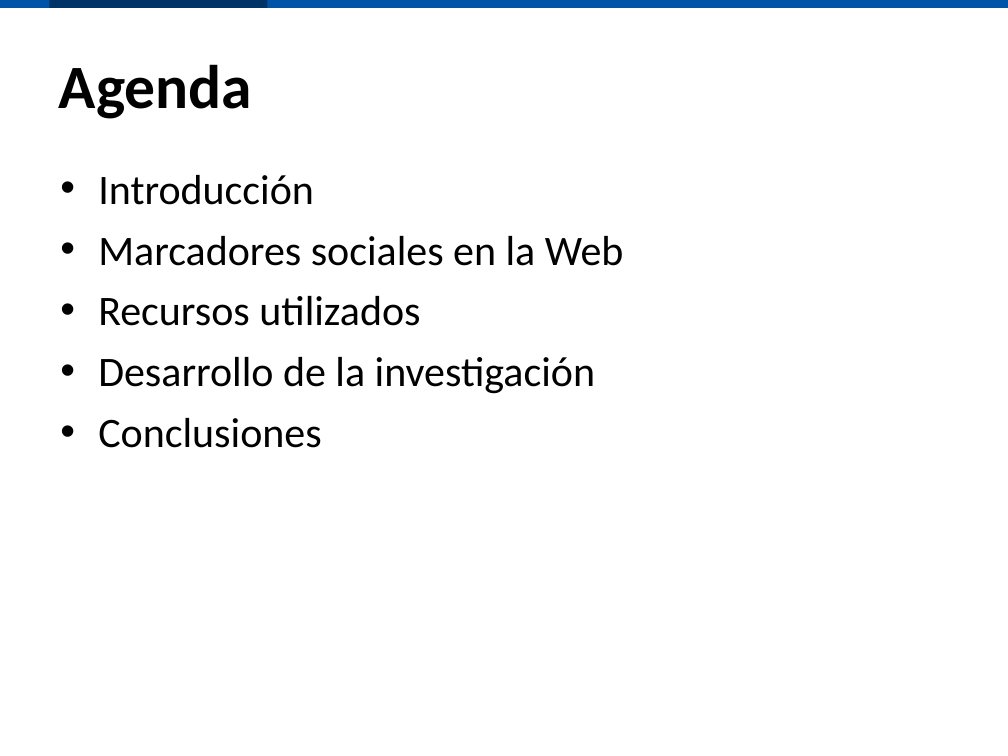
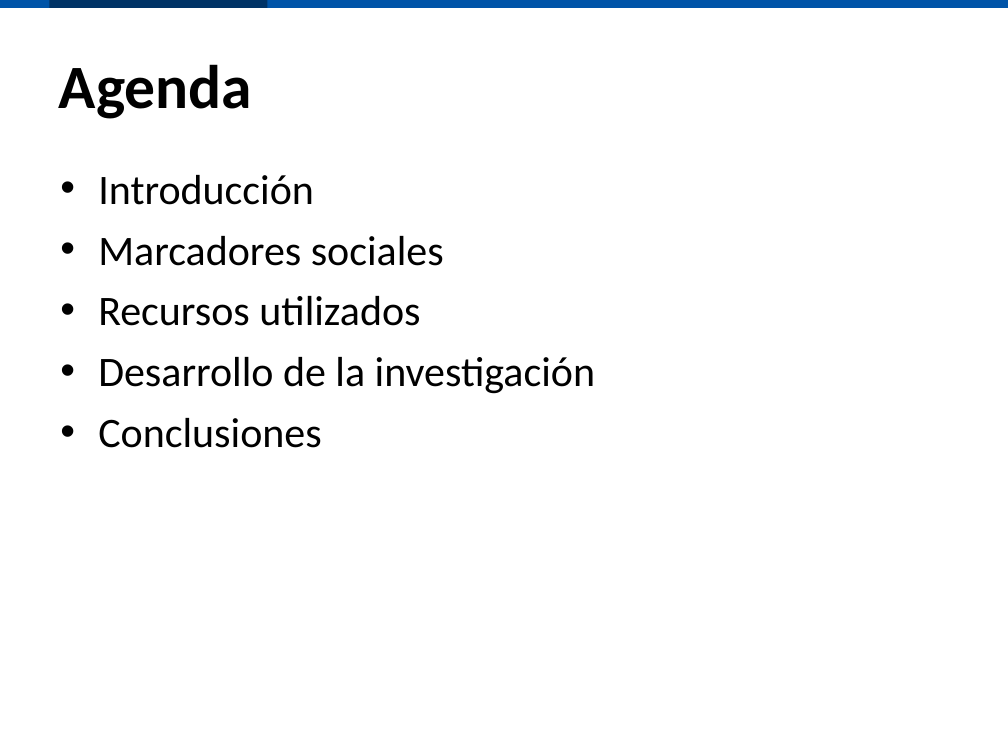
Before and after one commit to ak907kenai/nicotournetesis, a slide deck: slide 2 of docs_trunk/Presentación/Nicolás Tourné - Presentación Tesis (v2.4).ppt (slide 3 before the commit). Drawn at 1008x756 pixels with LibreOffice and Linux fonts; fonts in the diff are those of the drawing. Boxes give left, top, right and bottom in pixels: in the first picture for what was removed or moved away, otherwise in the second. Text is boxed around its words. In the diff, an @@ line names an element or a change of style, - is before the commit and + after.

```diff
--- a/docs_trunk/Presentación/Nicolás Tourné - Presentación Tesis (v2.4).ppt
+++ b/docs_trunk/Presentación/Nicolás Tourné - Presentación Tesis (v2.4).ppt
@@ text at box(98, 236, 444, 266): text changed @@
-• Marcadores sociales en la Web
+• Marcadores sociales
```
Also in this commit, not shown: 17 other slides changed, 2 slides added, 9 slides removed, 1 other file.
